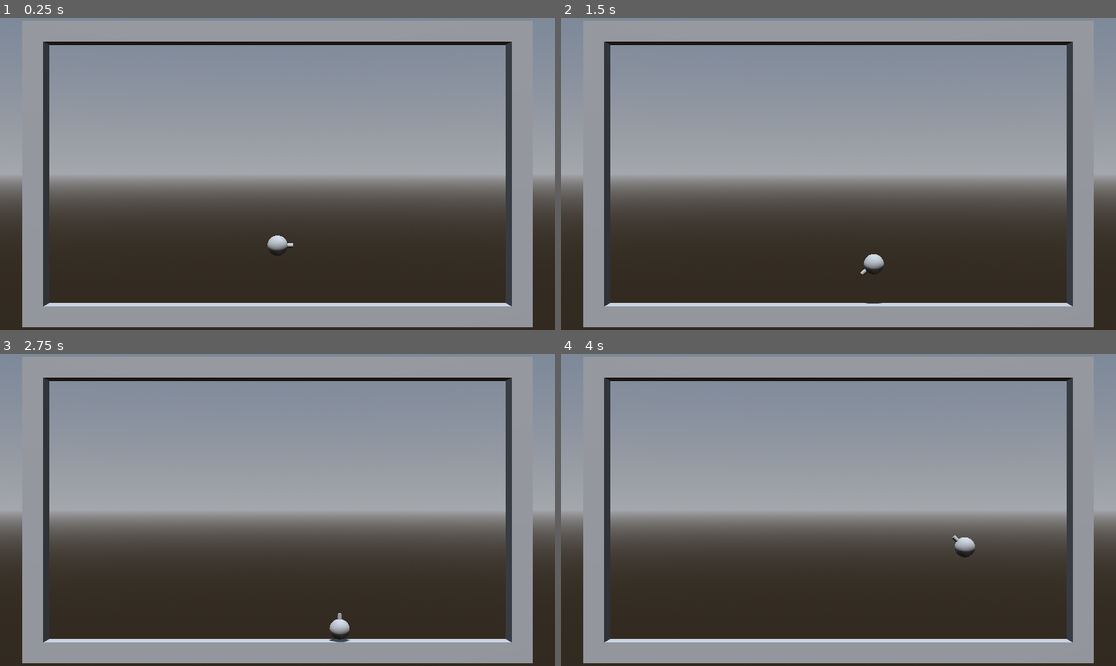
Above: before the commit, frames 1-4 (two rows, left to right).
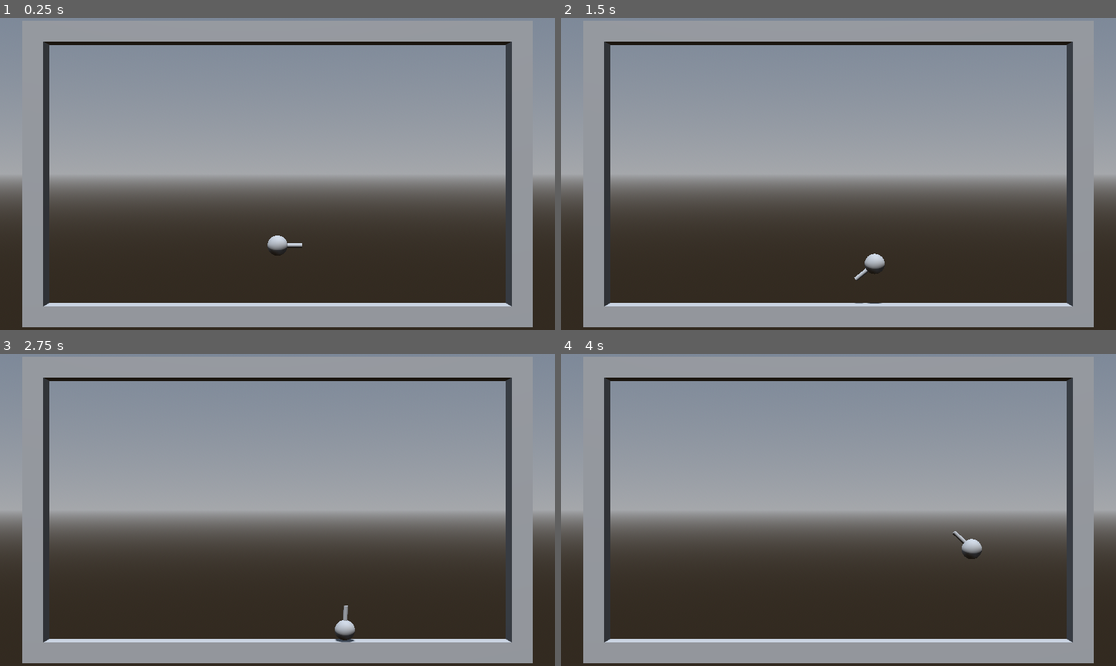
Above: after the commit, the same moments.

Repository: vipsbpig/BallonBird
Game: Godot game, scene res://Scenes/Game.tscn
The game is run twice, just before and just after one commit, with the same random seed, the same clock (stepped at 60 frames per second) and the same inputs.
Inputs (mouse positions are in pixels of both pictures, inside the frame that each line leads up to):
- Up to frame 1 (0.25 s): no input
- Up to frame 2 (1.5 s): tap Enter (ui_accept) at 0.5 s; move the mouse to (960, 158) at 0.52 s; hold D (move_right) 0.53-1.28 s; hold F 0.53-1.28 s; click (960, 158) at 0.67 s; tap Space (jump) at 0.77 s; move the mouse to (727, 189) at 1.27 s; hold S from 1.28 s (still down); tap F at 1.35 s
- Up to frame 3 (2.75 s): tap Space (jump) at 1.52 s; move the mouse to (333, 441) at 2.02 s; release S at 2.03 s; hold D (move_right) from 2.03 s (still down); hold F from 2.03 s (still down)
- Up to frame 4 (4 s): move the mouse to (810, 572) at 2.77 s; release D (move_right) at 2.78 s; release F at 2.78 s; hold W 2.78-3.53 s; tap F at 2.85 s; click (810, 572) at 2.92 s; tap Space (jump) at 3.02, 3.77 s; move the mouse to (1005, 556) at 3.52 s; hold A (move_left) from 3.53 s (still down); hold F from 3.53 s (still down)

The runs differ from the first frame. In frame 1, less than 0.1% of the frame differs, in the area x 52-55%, y 72-74%; in frame 2, less than 0.1%; in frame 3, 0.2%; in frame 4, 0.2%, in the area x 70-76%, y 56-66%.

Commit message:
change beak size

Diff:
--- a/Ballons/Mock/MockBallon.tscn
+++ b/Ballons/Mock/MockBallon.tscn
@@ -10,6 +10,7 @@
 [sub_resource type="SphereShape3D" id="SphereShape3D_f8134"]
 
 [sub_resource type="CylinderShape3D" id="CylinderShape3D_fs1t1"]
+height = 3.353
 
 [sub_resource type="CylinderMesh" id="CylinderMesh_nxd32"]
 
@@ -27,10 +28,11 @@
 shape = SubResource("SphereShape3D_f8134")
 
 [node name="CollisionShape3D2" type="CollisionShape3D" parent="."]
-transform = Transform3D(-9.39795e-09, -0.215, 0, 0.215, -9.39795e-09, 0, 0, 0, 0.215, 0.552213, 0, 0)
+transform = Transform3D(-9.39795e-09, -0.215, 0, 0.215, -9.39795e-09, 0, 0, 0, 0.215, 0.851526, 0, 0)
 shape = SubResource("CylinderShape3D_fs1t1")
 
 [node name="MeshInstance3D2" type="MeshInstance3D" parent="CollisionShape3D2"]
+transform = Transform3D(1, 0, 0, 0, 1.695, 0, 0, 0, 1, 0, 0, 0)
 mesh = SubResource("CylinderMesh_nxd32")
 skeleton = NodePath("../..")
 
